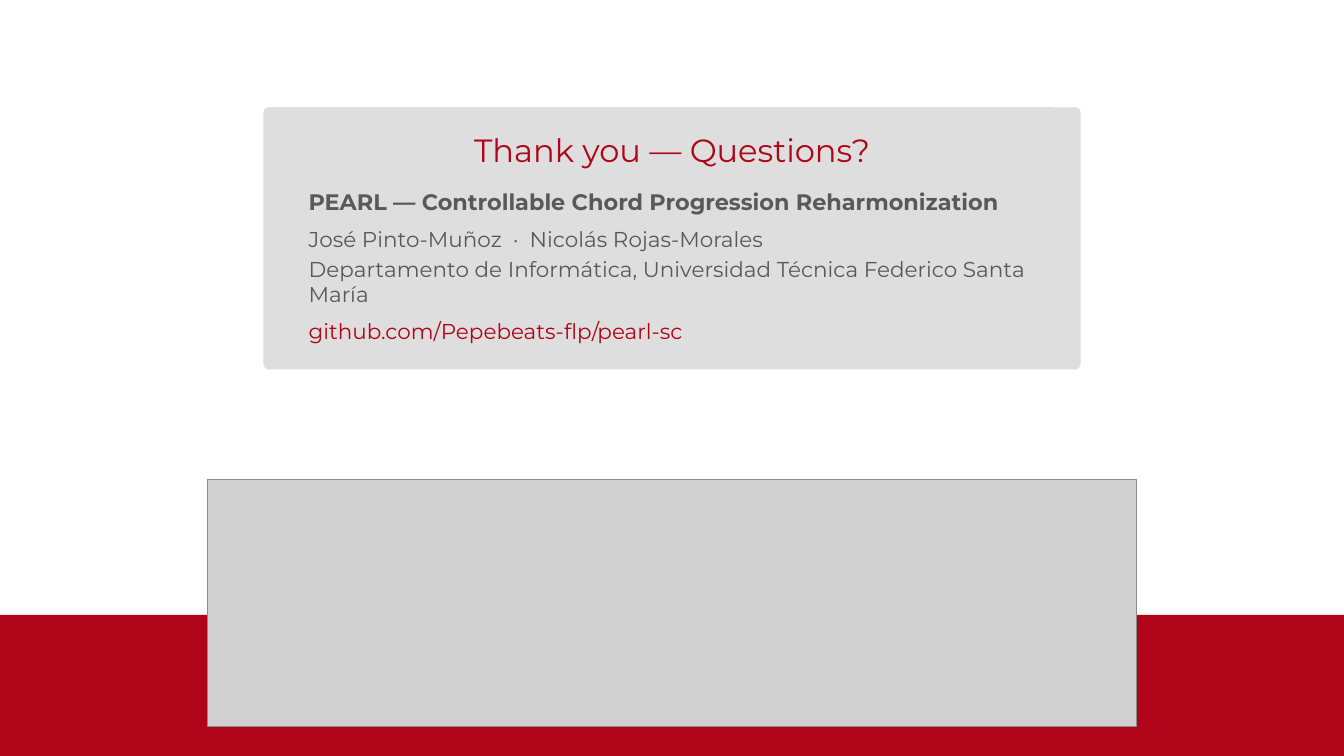
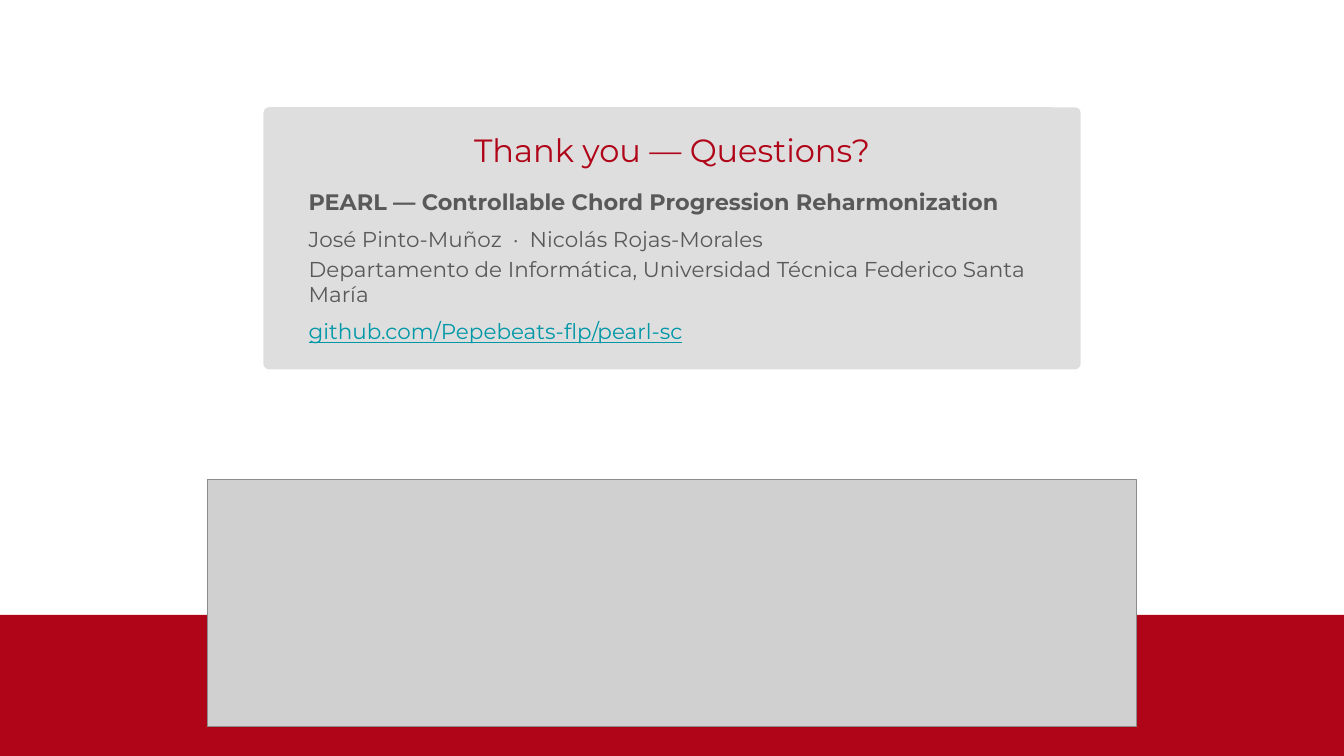
Before and after one commit to Pepebeats-flp/SCL_2.0, a slide deck: slide 15 of JCC2026/PEARL_JCC2026.pptx (slide 16 before the commit). Drawn at 1344x756 pixels with LibreOffice and Linux fonts; fonts in the diff are those of the drawing; grey boxes stand for pictures. Boxes give left, top, right and bottom in pixels: in the first picture for what was removed or moved away, otherwise in the second. Text is boxed around its words. In the diff, an @@ line names an element or a change of style, - is before the commit and + after.

Commit message:
JCC2026 deck: diagrams, fonts and PDF export

```diff
--- a/JCC2026/PEARL_JCC2026.pptx
+++ b/JCC2026/PEARL_JCC2026.pptx
@@ text at box(309, 321, 683, 344): text colour #B00418 to #0097A7, underline on in "github.com/Pepebeats-flp/pearl-sc" @@
```
Also in this commit, not shown: 12 other slides changed, 2 slides added, 3 slides removed, 18 other files.
